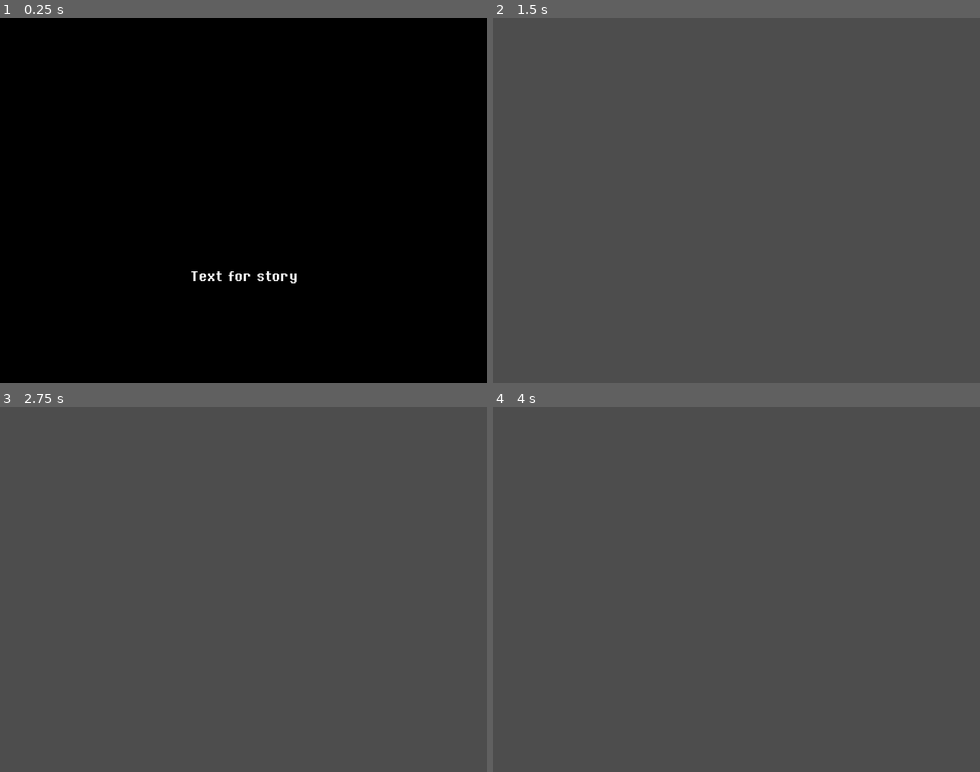
Above: before the commit, frames 1-4 (two rows, left to right).
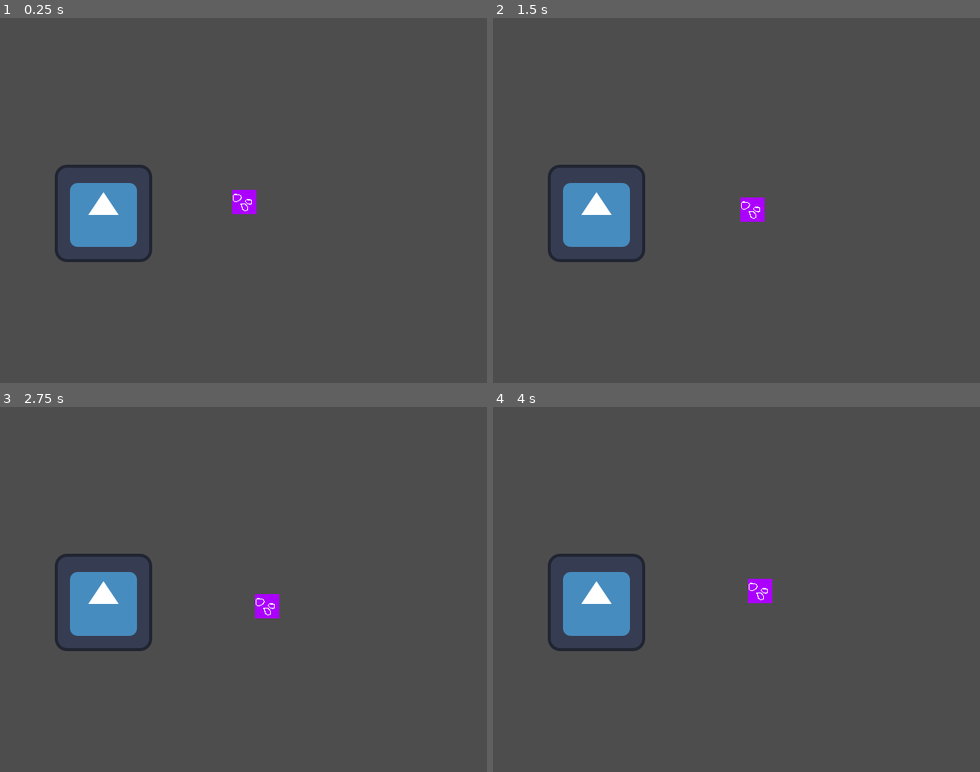
Above: after the commit, the same moments.

Repository: Drwhomust/hazzy
Game: Godot game, scene res://scenes/test_Scene.tscn
Two runs of this game, one before a commit and one after it. Both use one fixed random seed, a clock stepped at 60 frames per second and the inputs below. Before the commit the project starts from res://start.tscn. The engine's default icon, where the game draws it, is replaced by a stand-in: a white triangle on a blue panel in a dark square.
Inputs:
- Up to frame 1 (0.25 s): no input
- Up to frame 2 (1.5 s): tap Enter (enter) at 0.5, 0.6, 1.35 s; hold Right (right) 0.53-1.28 s; tap Space at 1.25 s; hold Down (down) from 1.28 s (still down)
- Up to frame 3 (2.75 s): tap Enter (enter) at 2, 2.1 s; release Down (down) at 2.03 s; hold Right (right) from 2.03 s (still down)
- Up to frame 4 (4 s): tap Space at 2.75 s; release Right (right) at 2.78 s; hold Up (up) 2.78-3.53 s; tap Enter (enter) at 2.85, 3.5, 3.6 s; hold Left (left) from 3.53 s (still down)

The runs differ from the first frame. In frame 1, 100% of the frame differs, in the area x 0-100%, y 0-100%; in frame 2, 3.3%; in frame 3, 3.3%; in frame 4, 3.3%.

Commit message:
added movement code and started working on tilesets

Diff:
--- a/src/code/sprite_2d.gd
+++ b/src/code/sprite_2d.gd
@@ -1,5 +1,5 @@
 extends Sprite2D
-@export var speed := 5
+@export var speed := 10
 @onready var sprite_2d: Sprite2D = $"."
 
 
@@ -7,7 +7,28 @@
 func _ready() -> void:
 	print("ready!")
 
-
-# Called every frame. 'delta' is the elapsed time since the previous frame.
-func _process(delta: float) -> void:
-	pass
+# movement code
+func _input(event: InputEvent) -> void:
+	if event.is_action("right"):
+		var X = sprite_2d.position.x
+		var Y = sprite_2d.position.y
+		X += speed
+		sprite_2d.position = Vector2(X, Y)
+	else :
+		if event.is_action("left"):
+			var X = sprite_2d.position.x
+			var Y = sprite_2d.position.y
+			X -= speed
+			sprite_2d.position = Vector2(X, Y)
+		else :
+			if event.is_action("down"):
+				var X = sprite_2d.position.x
+				var Y = sprite_2d.position.y
+				Y += speed
+				sprite_2d.position = Vector2(X, Y)
+			else:
+				if event.is_action("up"):
+					var X = sprite_2d.position.x
+					var Y = sprite_2d.position.y
+					Y -= speed
+					sprite_2d.position = Vector2(X, Y)
--- a/src/project.godot
+++ b/src/project.godot
@@ -12,7 +12,7 @@
 
 config/name="Hazzy"
 config/description="This game is where you play as a hybird of a fox, cat, and red panda who just infected their host and wants out"
-run/main_scene="uid://bhw5mec3bv46c"
+run/main_scene="uid://d2d2fd80hsmxt"
 config/features=PackedStringArray("4.5", "GL Compatibility")
 boot_splash/show_image=false
 config/icon="res://icon.svg"
--- a/src/scenes/test_Scene.tscn
+++ b/src/scenes/test_Scene.tscn
@@ -1,11 +1,18 @@
-[gd_scene load_steps=3 format=3 uid="uid://d2d2fd80hsmxt"]
+[gd_scene load_steps=4 format=3 uid="uid://d2d2fd80hsmxt"]
 
 [ext_resource type="Texture2D" uid="uid://c240a2pliv2sb" path="res://assets/sprites/temp_file.png" id="1_hnnim"]
 [ext_resource type="Script" uid="uid://beidkyf27u45f" path="res://code/sprite_2d.gd" id="2_xjks5"]
+[ext_resource type="Texture2D" uid="uid://dvobdmfok33td" path="res://icon.svg" id="3_xjks5"]
 
 [node name="test" type="Node2D"]
 
 [node name="Sprite2D" type="Sprite2D" parent="."]
-position = Vector2(295, 221)
+position = Vector2(321, 242)
 texture = ExtResource("1_hnnim")
 script = ExtResource("2_xjks5")
+
+[node name="Sprite2D2" type="Sprite2D" parent="."]
+position = Vector2(136, 257)
+texture = ExtResource("3_xjks5")
+
+[node name="TileMapLayer" type="TileMapLayer" parent="."]
Binary file added: src/assets/sprites/tileset/Dungeon_A1.png
Not shown, added: src/assets/sprites/tileset/Dungeon_A1.png.import
Binary file added: src/assets/sprites/tileset/Dungeon_A2.png
Not shown, added: src/assets/sprites/tileset/Dungeon_A2.png.import
Binary file added: src/assets/sprites/tileset/Dungeon_A4.png
Not shown, added: src/assets/sprites/tileset/Dungeon_A4.png.import
Binary file added: src/assets/sprites/tileset/Dungeon_A5.png
Not shown, added: src/assets/sprites/tileset/Dungeon_A5.png.import
Binary file added: src/assets/sprites/tileset/Dungeon_B.png
Not shown, added: src/assets/sprites/tileset/Dungeon_B.png.import
Binary file added: src/assets/sprites/tileset/Dungeon_C.png
Not shown, added: src/assets/sprites/tileset/Dungeon_C.png.import
(and 50 more such lines)
